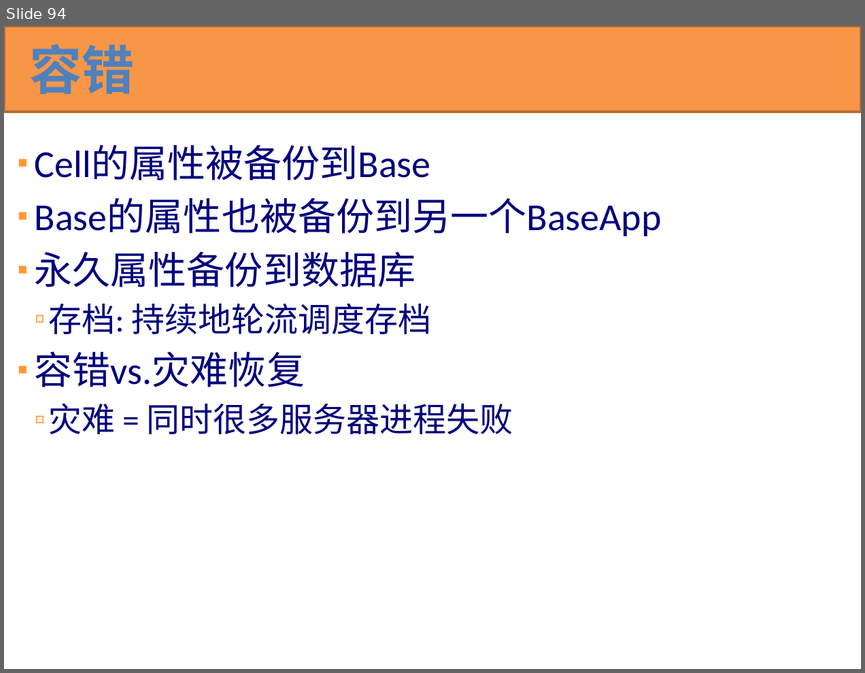
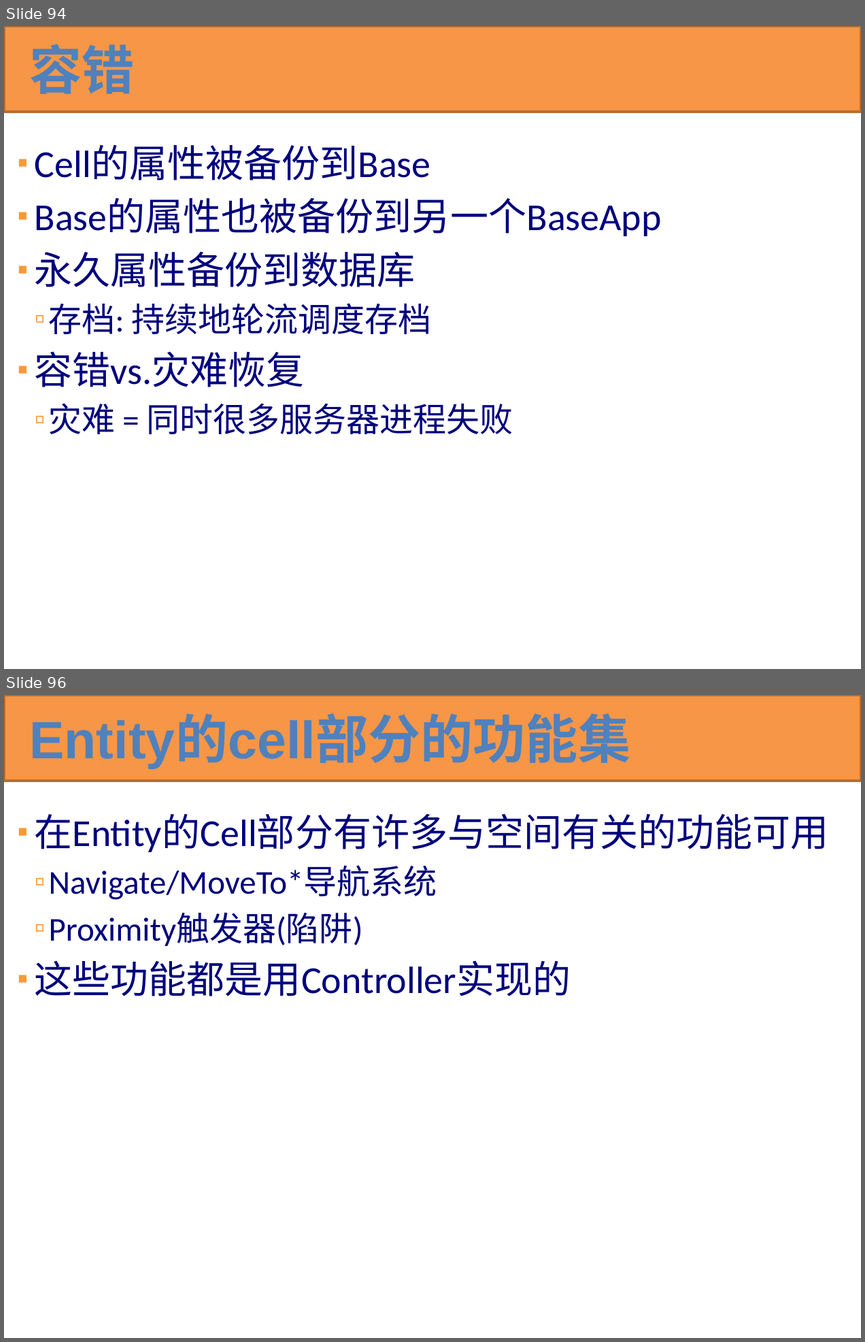
Before and after one commit to kbengine/kbengine_docs, a slide deck: KBEngine技术预览.pptx. Shown one above the other, each under a label of ours: slide 94 before the commit, slides 94 and 96 after it; the slides between them are not shown. The pictures are 865x673 and 865x1342 pixels, drawn with LibreOffice and Linux fonts; fonts in the diff are those of the drawing. Boxes give left, top, right and bottom in pixels: in the first picture for what was removed or moved away, otherwise in the second. Text is boxed around its words. In the diff, an @@ line names an element or a change of style, - is before the commit and + after.

```diff
--- a/KBEngine技术预览.pptx
+++ b/KBEngine技术预览.pptx
@@ slide 96 added at <box>4,695,861,1338</box>, background #FFFFFF @@
@@ rectangle added at <box>4,695,861,781</box>, fill #F79646, outline #B76F34 2 pt @@
@@ title added at <box>29,717,630,768</box>, 44.1 pt, text #4F81BD, bold @@
+Entity的cell部分的功能集
@@ text added at <box>35,813,829,996</box>, 32 pt, text #00007D @@
+▪ 在Entity的Cell部分有许多与空间有关的功能可用
+  ▫ Navigate/MoveTo*导航系统
+  ▫ Proximity触发器(陷阱)
+▪ 这些功能都是用Controller实现的
```
Also in this commit, not shown: 13 other slides added.
